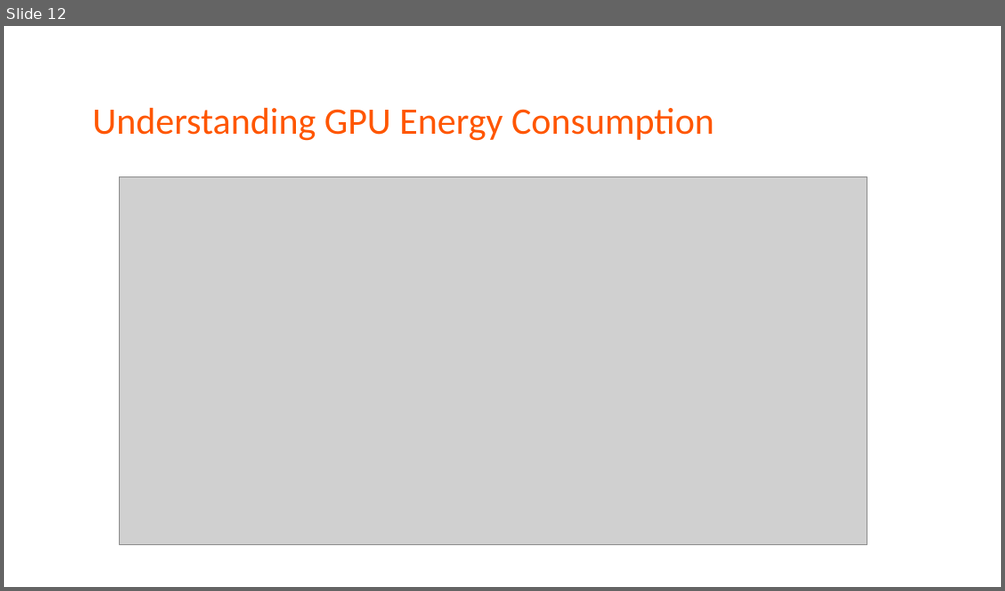
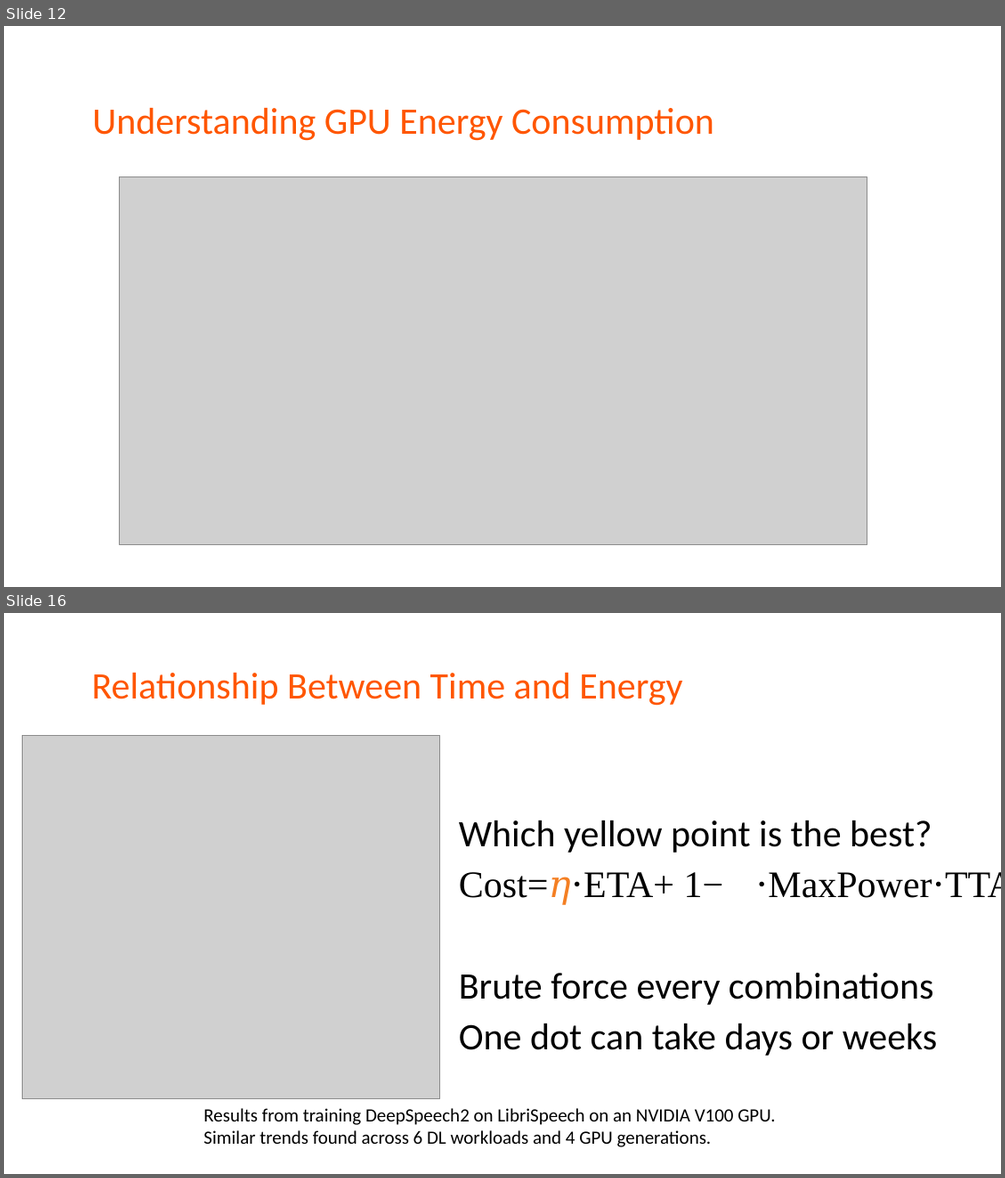
Before and after one commit to LukeLIN-web/CS345, a slide deck: paperview/zeuspresentation.pptx. Shown one above the other, each under a label of ours: slide 12 before the commit, slides 12 and 16 after it; the slides between them are not shown. The pictures are 1005x591 and 1005x1178 pixels, drawn with LibreOffice and Linux fonts; fonts in the diff are those of the drawing; grey boxes stand for pictures. Boxes give left, top, right and bottom in pixels: in the first picture for what was removed or moved away, otherwise in the second. Text is boxed around its words. In the diff, an @@ line names an element or a change of style, - is before the commit and + after.

```diff
--- a/paperview/zeuspresentation.pptx
+++ b/paperview/zeuspresentation.pptx
@@ slide 16 added at bbox=[4, 613, 1001, 1174], background #FFFFFF @@
@@ text added at bbox=[92, 673, 682, 706], 36 pt, text #FF5600 @@
+Relationship Between Time and Energy
@@ picture added at bbox=[22, 736, 439, 1099] @@
@@ text added at bbox=[459, 820, 1001, 1055], 36 pt, text #000000 @@
+Which yellow point is the best?
+Cost=𝜂⋅ETA+ 1−𝜂 ⋅MaxPower⋅TTA
+Brute force every combinations
+One dot can take days or weeks
@@ text added at bbox=[203, 1108, 775, 1147], 18 pt, text #000000 @@
+Results from training DeepSpeech2 on LibriSpeech on an NVIDIA V100 GPU. Similar trends found across 6 DL workloads and 4 GPU generations.
```
Also in this commit, not shown: 4 slides changed, 14 other slides added, 1 slide removed, 6 other files.
